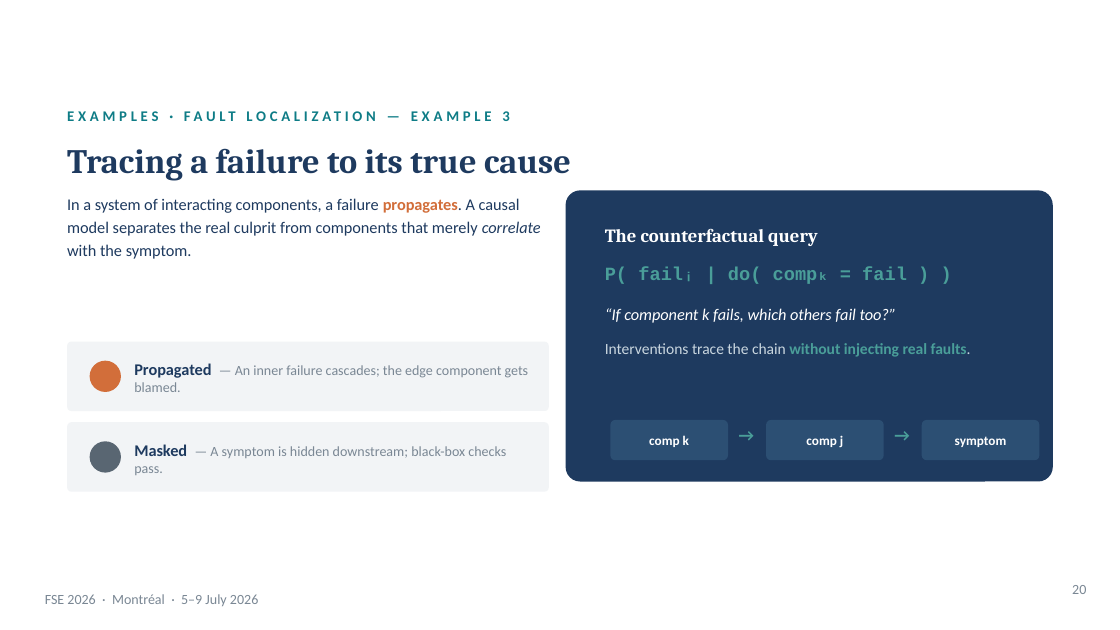
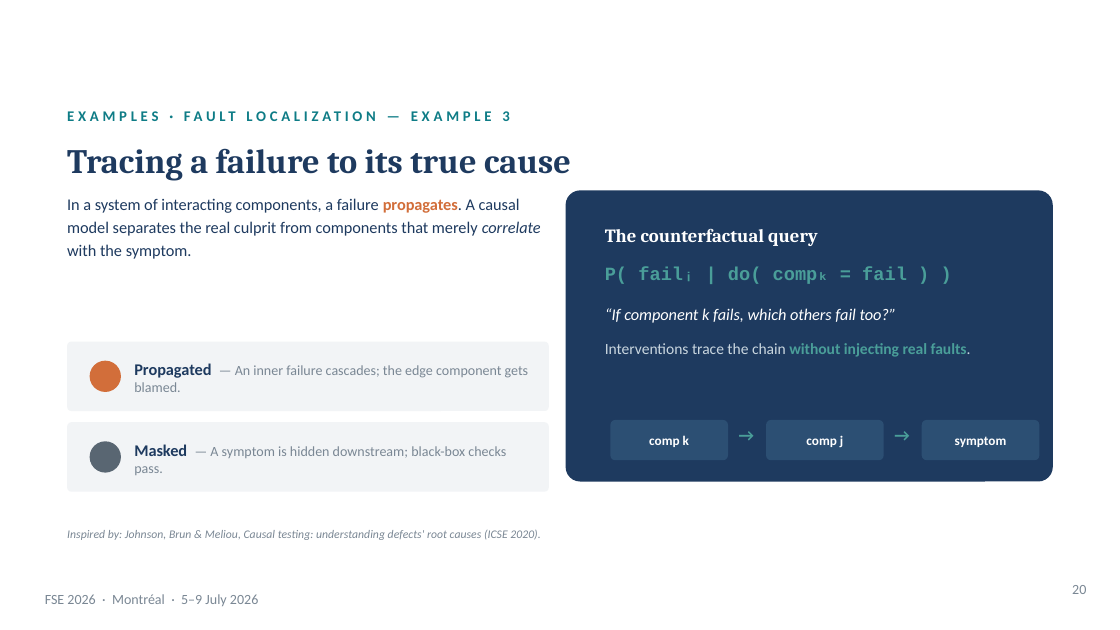
Before and after one commit to martinheyn/CI4SE_Tutorial, a slide deck: slide 18 of slides/Part 1 Causal Modelling_intro_testing_RCA.pptx (slide 20 before the commit). Drawn at 1120x630 pixels with LibreOffice and Linux fonts; fonts in the diff are those of the drawing; background and template pictures are left out. Boxes give left, top, right and bottom in pixels: in the first picture for what was removed or moved away, otherwise in the second. Text is boxed around its words. In the diff, an @@ line names an element or a change of style, - is before the commit and + after.

```diff
--- a/slides/Part 1 Causal Modelling_intro_testing_RCA.pptx
+++ b/slides/Part 1 Causal Modelling_intro_testing_RCA.pptx
@@ text added at [67, 530, 540, 540], 7.5 pt, text #7A8794, italic @@
+Inspired by: Johnson, Brun & Meliou, Causal testing: understanding defects' root causes (ICSE 2020).
```
Also in this commit, not shown: 18 other slides changed, 5 slides added, 12 slides removed, 2 other files.
